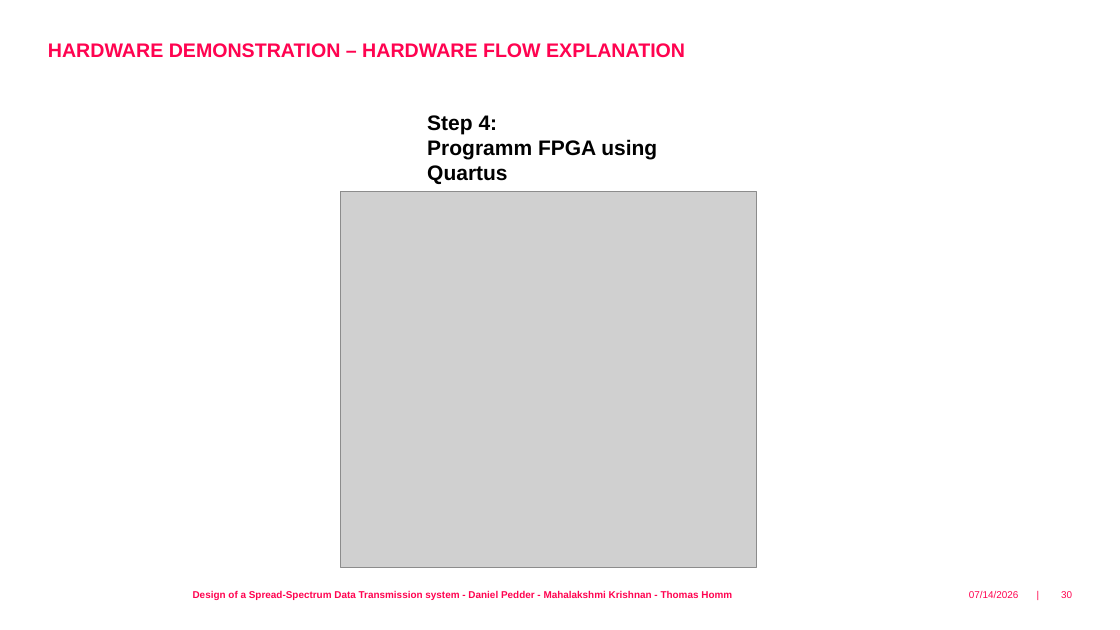
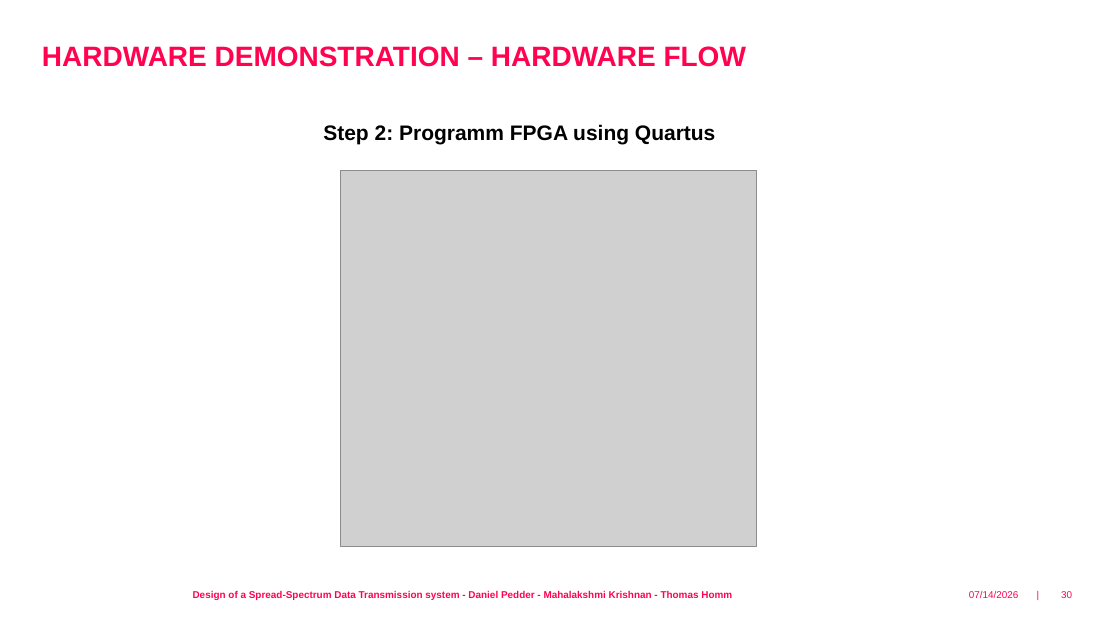
Before and after one commit to fredowski/spreads, a slide deck: slide 30 of documentation/presentation/spread_spectrum_vlsi_daniel.odp. Drawn at 1120x630 pixels with LibreOffice and Linux fonts; fonts in the diff are those of the drawing; grey boxes stand for pictures; background and template pictures are left out. Boxes give left, top, right and bottom in pixels: in the first picture for what was removed or moved away, otherwise in the second. Text is boxed around its words. In the diff, an @@ line names an element or a change of style, - is before the commit and + after.

Commit message:
Update final version of presentation

```diff
--- a/documentation/presentation/spread_spectrum_vlsi_daniel.odp
+++ b/documentation/presentation/spread_spectrum_vlsi_daniel.odp
@@ text at [42,46,746,67]: text changed; size 16.8 to 24 pt @@
-HARDWARE DEMONSTRATION – HARDWARE FLOW EXPLANATION
+HARDWARE DEMONSTRATION – HARDWARE FLOW
@@ text at [323,124,715,144]: text changed @@
-Step 4:
-Programm FPGA using Quartus
+Step 2: Programm FPGA using Quartus
@@ picture: place and size @@
-picture at [340,192,756,567]
+picture at [340,171,756,546]
```
Also in this commit, not shown: 4 other slides changed.
